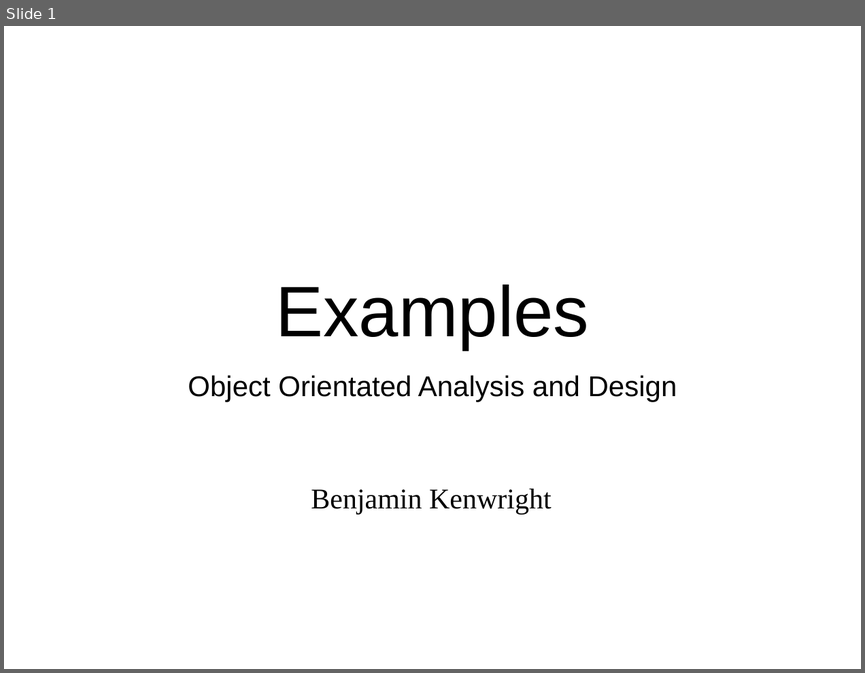
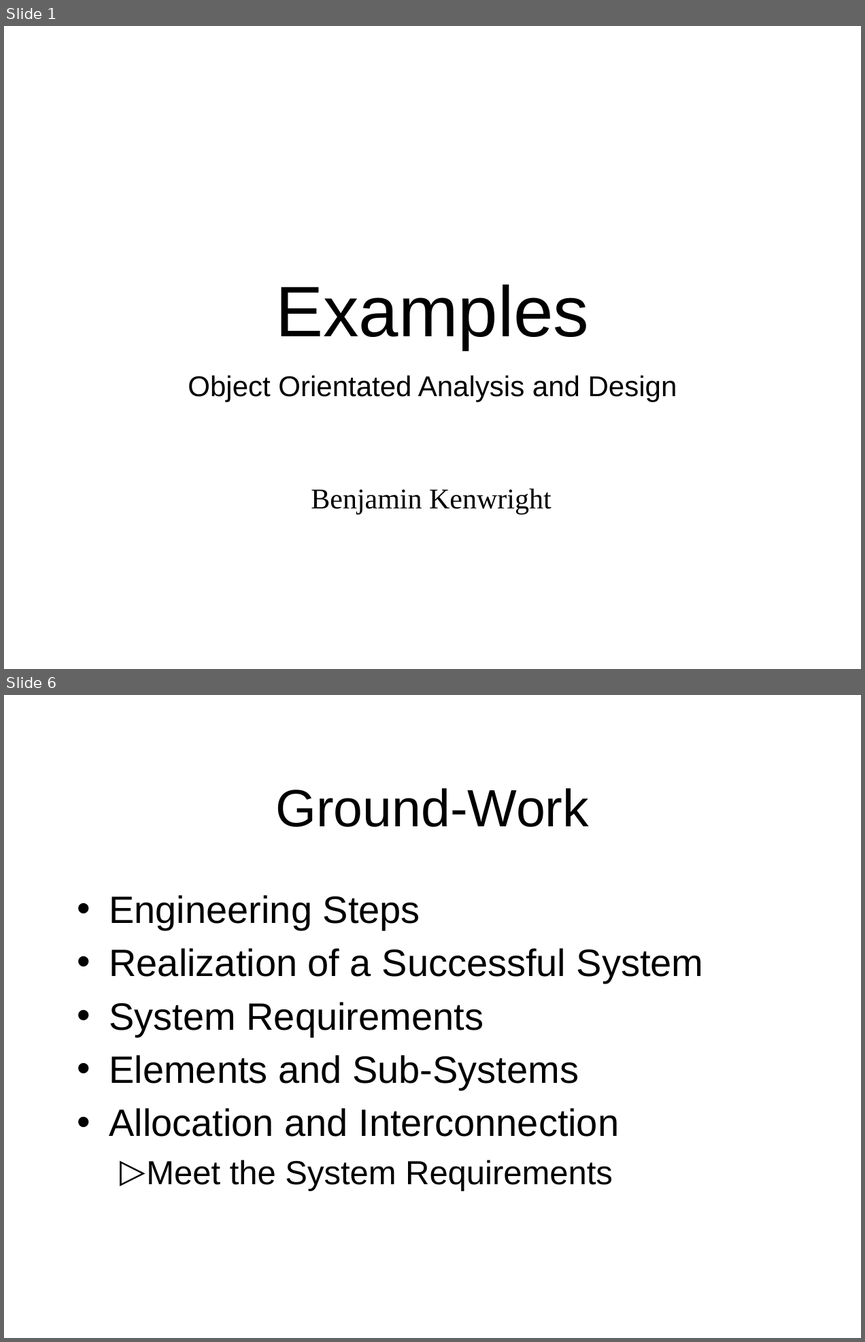
Before and after one commit to octaviordz/zjnu2017.github.io, a slide deck: OOAD/lectures/100--Examples.pptx. Shown one above the other, each under a label of ours: slide 1 before the commit, slides 1 and 6 after it; the slides between them are not shown. The pictures are 865x673 and 865x1342 pixels, drawn with LibreOffice and Linux fonts; fonts in the diff are those of the drawing. Boxes give left, top, right and bottom in pixels: in the first picture for what was removed or moved away, otherwise in the second. Text is boxed around its words. In the diff, an @@ line names an element or a change of style, - is before the commit and + after.

```diff
--- a/OOAD/lectures/100--Examples.pptx
+++ b/OOAD/lectures/100--Examples.pptx
@@ slide 6 added at [4,695,861,1338], background #FFFFFF @@
@@ title added at [275,788,589,827], 44 pt, text #000000 @@
+Ground-Work
@@ text added at [109,895,704,1191], 32 pt, text #000000 @@
+• Engineering Steps
+• Realization of a Successful System
+• System Requirements
+• Elements and Sub-Systems
+• Allocation and Interconnection
+  ▷ Meet the System Requirements
```
Also in this commit, not shown: 3 slides changed, 14 other slides added, 2 other files.
